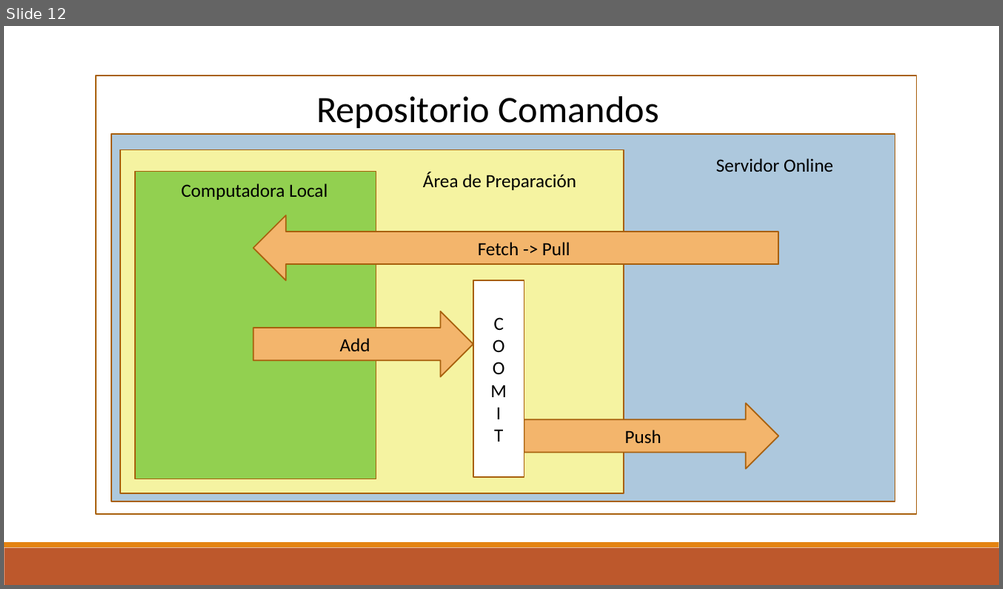
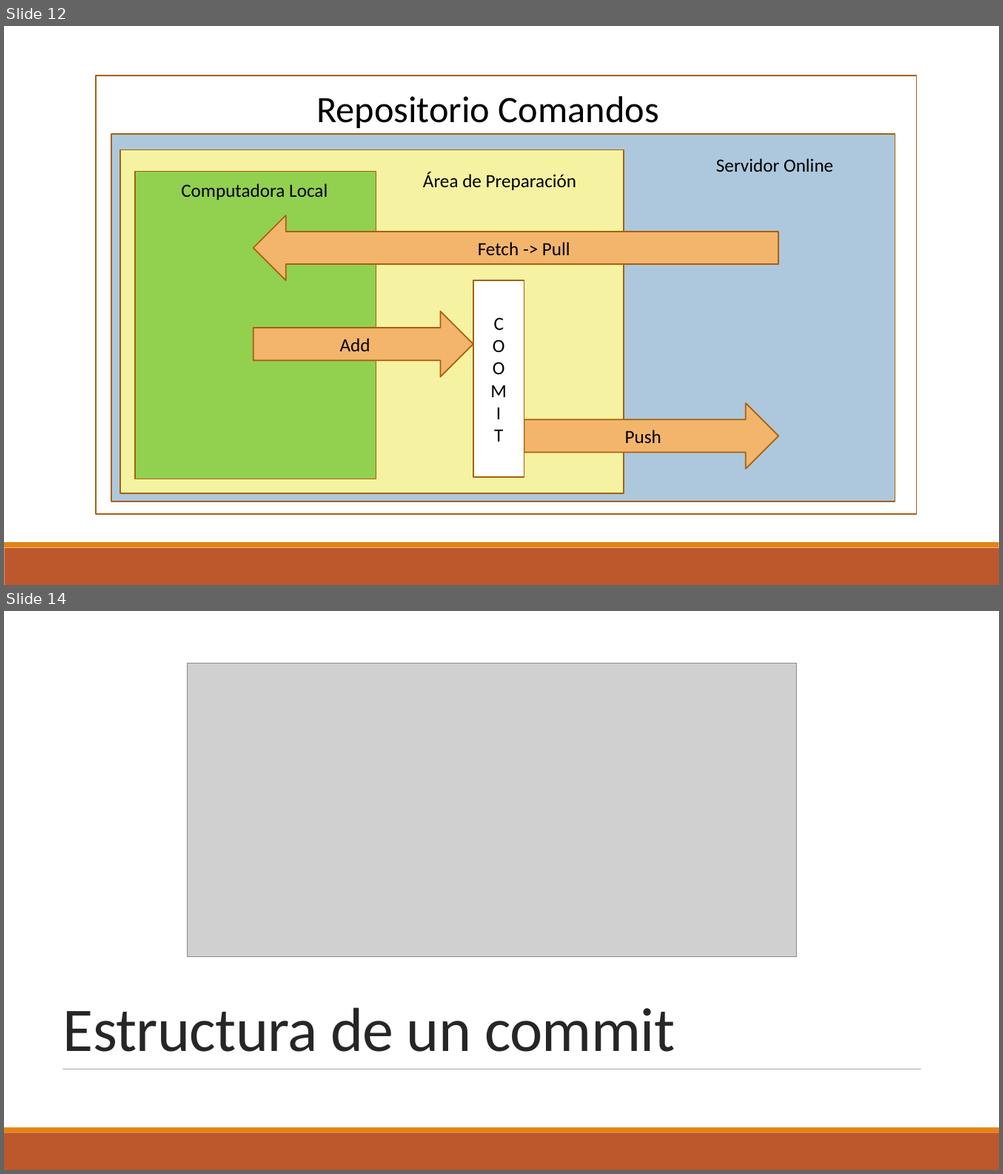
Before and after one commit to DuckHunter213/TutorialGit, a slide deck: Git.pptx. Shown one above the other, each under a label of ours: slide 12 before the commit, slides 12 and 14 after it; the slides between them are not shown. The pictures are 1003x589 and 1003x1174 pixels, drawn with LibreOffice and Linux fonts; fonts in the diff are those of the drawing; grey boxes stand for pictures; background and template pictures are left out. Boxes give left, top, right and bottom in pixels: in the first picture for what was removed or moved away, otherwise in the second. Text is boxed around its words. In the diff, an @@ line names an element or a change of style, - is before the commit and + after.

```diff
--- a/Git.pptx
+++ b/Git.pptx
@@ slide 14 added at (x1=4, y1=611, x2=999, y2=1170), background #FFFFFF @@
@@ rectangle added at (x1=4, y1=611, x2=999, y2=1128), fill #FFFFFF @@
@@ picture added at (x1=188, y1=664, x2=797, y2=957) @@
@@ title added at (x1=63, y1=1008, x2=674, y2=1052), 60 pt, text #262626 @@
+Estructura de un commit
@@ line added from (63, 1069) to (921, 1069), #637052 0.5 pt @@
@@ rectangle added at (x1=4, y1=1128, x2=999, y2=1133), fill #E48312 @@
@@ rectangle added at (x1=4, y1=1133, x2=999, y2=1170), fill #BD582C @@
```
Also in this commit, not shown: 14 other slides added, 2 slides removed.
